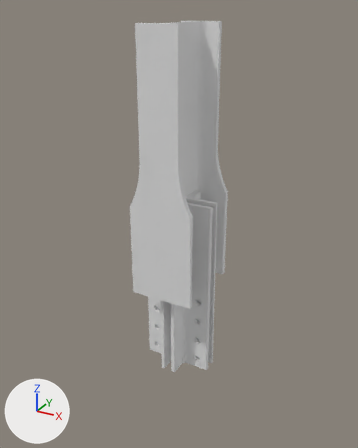
Two versions of the Blender file content/tension/T20/models/brace-1.blend, one commit apart.
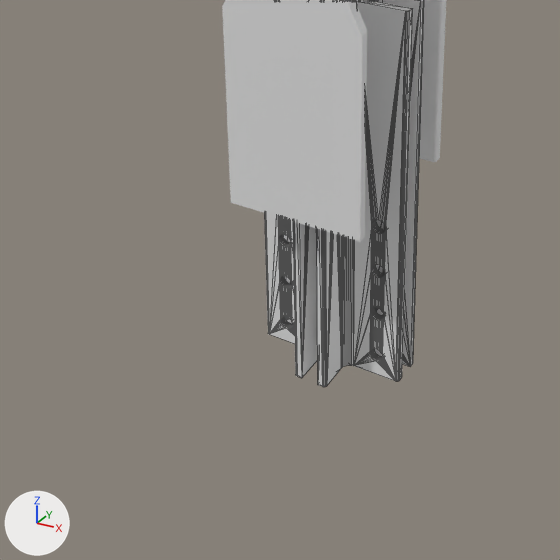
There are two pictures of each version: one whole from a camera (50 mm lens) standing at (685.0, -1258.0, 916.0) and looking at (-22.0, 28.0, 273.0), one close up on the part from 9% to 77% of the width and 45% to 100% of the height. Arrows for +X, +Y and +Z are at lower left; the lights stay in place. The close-ups show mesh edges as thin lines.

The first close-up shows 'L-Type-1', 'L-Type-1.001', 'L-Type-2', 'Wide-Flange'.
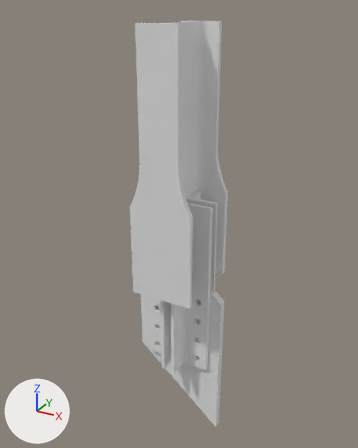
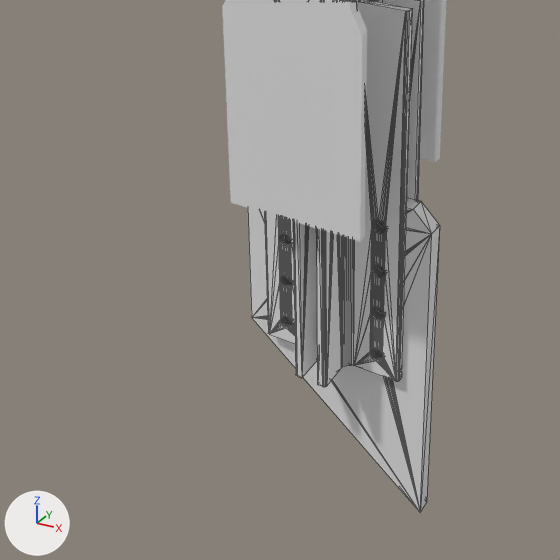
Commit message: added more realistic gusset plate

Edits to the bpy script that builds the scene:
```text
Add me_gusset:
    me_gusset.from_pydata(...)  # 492 vertices, 1012 faces; spans x 0.0..25.0, y -154.0..154.0, z 0.0..549.0
Add ob_gusset:
    ob_gusset = bpy.data.objects.new('Gusset', me_gusset)
    ob_gusset.location = (-2.0, 17.0, 71.0)
    ob_gusset.rotation_euler = (-0.00388, -3.144, 1.557)  # degrees (-0.2, -180, 89)
```

Where the change shows, as pixel boxes [x1, y1, x2, y2] in the close-ups (560 x 560 px):
'Gusset', added
    after: [248, 197, 440, 512]
